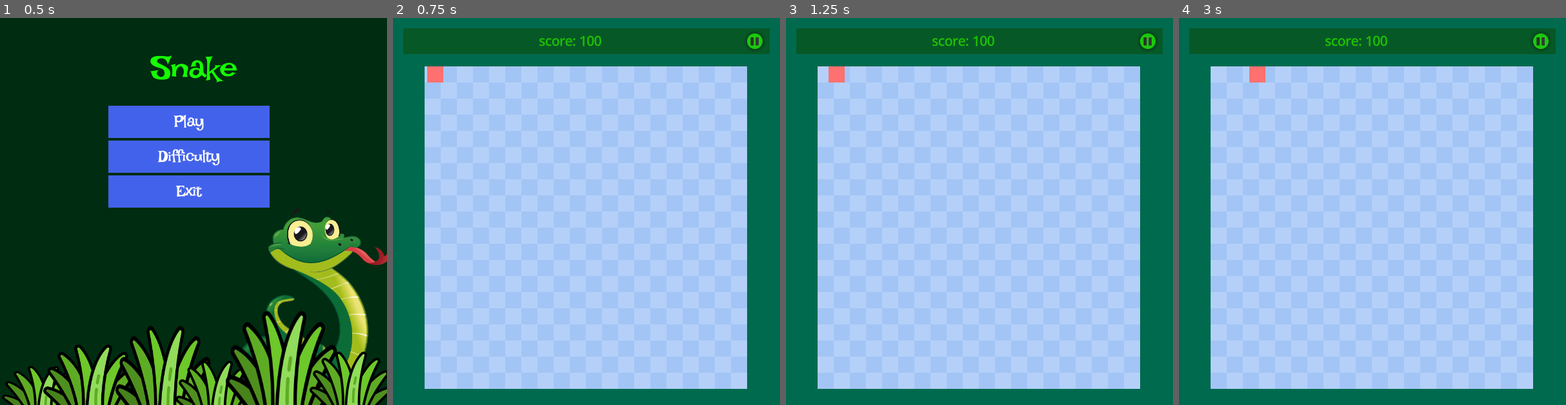
Above: before the commit, frames 1-4 (left to right).
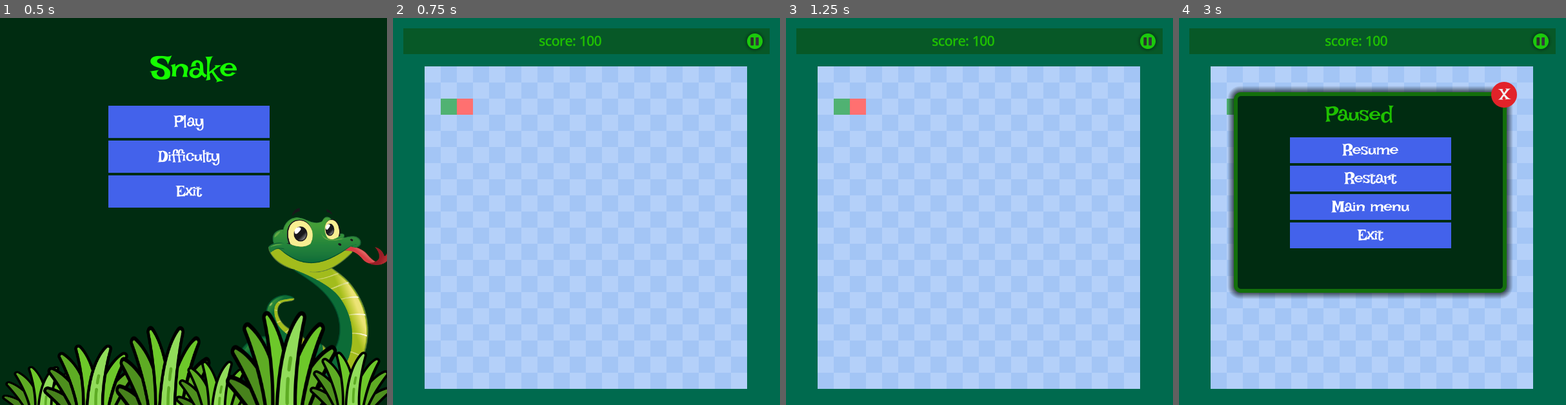
Above: after the commit, the same moments.

Repository: krabhi1/snake
Game: Godot game, scene res://loading.tscn
Two runs of this game, one before a commit and one after it. Both use one fixed random seed, a clock stepped at 60 frames per second and the inputs below.
Inputs (mouse positions are in pixels of both pictures, inside the frame that each line leads up to):
- Up to frame 1 (0.5 s): no input
- Up to frame 2 (0.75 s): click "Play" at 0.5 s
- Up to frame 3 (1.25 s): no input
- Up to frame 4 (3 s): tap Enter at 1.25 s; hold D (snake_right, bound only after the commit) 1.28-2 s; click (1542, 41) at 2 s; click "X" at 2.75 s

Frame 1 is identical in both runs. In frame 2, 0.5% of the frame differs, in the area x 8-21%, y 12-25%; in frame 3, 0.5%; in frame 4, 40%, in the area x 12-88%, y 12-73%.

Commit message:
connect almost all UI

Diff:
--- a/Global.gd
+++ b/Global.gd
@@ -1,6 +1,6 @@
 extends  Node
 
-var speed=1; # 5 cells per second
+var speed=4; # 5 cells per second
 var score=0;
 var highscore=0;
 
--- a/difficulty_dialog.gd
+++ b/difficulty_dialog.gd
@@ -3,13 +3,10 @@
 
 # Called when the node enters the scene tree for the first time.
 func _ready() -> void:
+	$HBoxContainer/HSlider.value=remap(Global.speed,2,10,0,100)
 	pass # Replace with function body.
 
 
-# Called every frame. 'delta' is the elapsed time since the previous frame.
-func _process(delta: float) -> void:
-
-	pass
 
 
 func _on_button_pressed() -> void:
@@ -20,7 +17,7 @@
 
 func _on_h_slider_value_changed(value:float) -> void:
 	#value [0,100]
-	var _speed=remap(value,0,100,0,1)
+	var _speed=remap(value,0,100,2,10)
 	Global.speed=_speed
 	print("speed:",Global.speed)
 	pass # Replace with function body.
--- a/game.gd
+++ b/game.gd
@@ -20,3 +20,19 @@
 	pause()
 	$GameOptionDialog.visible = true
 	pass # Replace with function body.
+
+
+func _on_game_option_dialog_close() -> void:
+	pass # Replace with function body.
+
+
+func _on_game_option_dialog_restart() -> void:
+	pass # Replace with function body.
+
+
+func _on_game_option_dialog_resume() -> void:
+	pass # Replace with function body.
+
+
+func _on_game_over_dialog_restart() -> void:
+	pass # Replace with function body.
--- a/game.tscn
+++ b/game.tscn
@@ -84,3 +84,7 @@
 offset_bottom = 426.0
 
 [connection signal="pressed" from="UI/Header/HBoxContainer/Option" to="." method="_on_option_pressed"]
+[connection signal="close" from="GameOptionDialog" to="." method="_on_game_option_dialog_close"]
+[connection signal="restart" from="GameOptionDialog" to="." method="_on_game_option_dialog_restart"]
+[connection signal="resume" from="GameOptionDialog" to="." method="_on_game_option_dialog_resume"]
+[connection signal="restart" from="GameOverDialog" to="." method="_on_game_over_dialog_restart"]
--- a/game_option_dialog.gd
+++ b/game_option_dialog.gd
@@ -2,30 +2,20 @@
 
 signal resume;
 signal restart;
-signal dialog_close;
+signal close;
 
 
 func _on_main_menu_pressed() -> void:
 	Global.changeScene("res://main.tscn")
-	pass # Replace with function body.
-
 
 func _on_exit_pressed() -> void:
 	Global.exit()
-	pass # Replace with function body.
-
 
 func _on_close_pressed() -> void:
-	dialog_close.emit()
-	hide()
-	pass # Replace with function body.
-
+	close.emit()
 
 func _on_resume_pressed() -> void:
 	resume.emit()
-	hide()
-
 
 func _on_restart_pressed() -> void:
 	restart.emit()
-	hide()
--- /dev/null
+++ b/game_over_dialog.gd
@@ -0,0 +1,17 @@
+extends Panel
+
+
+signal restart;
+
+
+
+func _on_restart_pressed() -> void:
+	restart.emit()
+	#hidden before start by Game not by self
+
+
+func _on_main_menu_pressed() -> void:
+	Global.changeScene("res://main.tscn")
+
+func _on_exit_pressed() -> void:
+	Global.exit()
--- a/game_over_dialog.tscn
+++ b/game_over_dialog.tscn
@@ -1,7 +1,7 @@
-[gd_scene load_steps=9 format=3 uid="uid://dpyvv2tda5fal"]
+[gd_scene load_steps=6 format=3 uid="uid://dpyvv2tda5fal"]
 
 [ext_resource type="Theme" uid="uid://dyttrn2pjq2kk" path="res://assets/MainTheme.tres" id="1_gkjwy"]
-[ext_resource type="Script" path="res://difficulty_dialog.gd" id="2_xdk1h"]
+[ext_resource type="Script" path="res://game_over_dialog.gd" id="2_f3o4s"]
 [ext_resource type="FontFile" uid="uid://7tdhnaelrkla" path="res://assets/IrishGrover-Regular.ttf" id="3_vscfe"]
 
 [sub_resource type="StyleBoxFlat" id="StyleBoxFlat_wvsj0"]
@@ -21,34 +21,13 @@
 font_size = 32
 font_color = Color(0.117647, 0.752941, 0, 1)
 
-[sub_resource type="StyleBoxFlat" id="StyleBoxFlat_s6uml"]
-bg_color = Color(0.885551, 0.133728, 0.162875, 1)
-corner_radius_top_left = 20
-corner_radius_top_right = 20
-corner_radius_bottom_right = 20
-corner_radius_bottom_left = 20
-
-[sub_resource type="StyleBoxFlat" id="StyleBoxFlat_dfrkl"]
-bg_color = Color(0.74902, 0.129412, 0.141176, 1)
-corner_radius_top_left = 20
-corner_radius_top_right = 20
-corner_radius_bottom_right = 20
-corner_radius_bottom_left = 20
-
-[sub_resource type="StyleBoxFlat" id="StyleBoxFlat_4y46a"]
-bg_color = Color(0.811765, 0.109804, 0.141176, 1)
-corner_radius_top_left = 20
-corner_radius_top_right = 20
-corner_radius_bottom_right = 20
-corner_radius_bottom_left = 20
-
 [node name="GameOverDialog" type="Panel"]
 offset_left = -3.0
 offset_right = 420.0
 offset_bottom = 311.0
 theme = ExtResource("1_gkjwy")
 theme_override_styles/panel = SubResource("StyleBoxFlat_wvsj0")
-script = ExtResource("2_xdk1h")
+script = ExtResource("2_f3o4s")
 metadata/_edit_vertical_guides_ = [421.0]
 metadata/_edit_horizontal_guides_ = [317.0]
 
@@ -64,23 +43,6 @@
 grow_horizontal = 2
 text = "Game Over"
 label_settings = SubResource("LabelSettings_nkbnn")
-
-[node name="Button" type="Button" parent="."]
-custom_minimum_size = Vector2(40, 40)
-layout_mode = 1
-anchors_preset = 1
-anchor_left = 1.0
-anchor_right = 1.0
-offset_left = -24.0
-offset_top = -16.0
-offset_right = 16.0
-offset_bottom = 24.0
-grow_horizontal = 0
-theme_override_font_sizes/font_size = 24
-theme_override_styles/hover = SubResource("StyleBoxFlat_s6uml")
-theme_override_styles/pressed = SubResource("StyleBoxFlat_dfrkl")
-theme_override_styles/normal = SubResource("StyleBoxFlat_4y46a")
-text = "X"
 
 [node name="VBoxContainer" type="VBoxContainer" parent="."]
 layout_mode = 1
@@ -118,4 +80,6 @@
 theme_override_font_sizes/font_size = 24
 text = "Exit"
 
-[connection signal="pressed" from="Button" to="." method="_on_button_pressed"]
+[connection signal="pressed" from="VBoxContainer/Restart" to="." method="_on_restart_pressed"]
+[connection signal="pressed" from="VBoxContainer/Main menu" to="." method="_on_main_menu_pressed"]
+[connection signal="pressed" from="VBoxContainer/Exit" to="." method="_on_exit_pressed"]
--- a/loading.gd
+++ b/loading.gd
@@ -4,11 +4,8 @@
 	pass # Replace with function body.
 
 
-# Called every frame. 'delta' is the elapsed time since the previous frame.
 func _process(_delta: float) -> void:
 	$ProgressBar.value+=5
-	Global.speed+=1
-	print("Speed: ",Global.speed)
 	pass
 
 # func setProgress(percentage:float):
--- a/playground.gd
+++ b/playground.gd
@@ -3,19 +3,37 @@
 var direction=Vector2(1,0)
 var cellSize=25
 
+var _timerCount=0.0
 func _ready() -> void:
-	pass # Replace with function body.
+	pass
 
 
-# Called every frame. 'delta' is the elapsed time since the previous frame.
 func _process(delta: float) -> void:
-	$head.position+=direction*delta*cellSize
-
+	update_direction()
+	_timerCount+=delta
+	if _timerCount>=1.0/Global.speed:
+		_timerCount=0
+		# update_position()
 
 	pass
 
 
-func _on_timer_timeout() -> void:
+func update_position():
+	$Snake/Head.position+=direction*cellSize
 
+func update_direction():
+	if Input.is_action_just_pressed("snake_left") and direction!=Vector2(1,0):
+		direction=Vector2(-1,0)
+	elif Input.is_action_just_pressed("snake_right") and direction!=Vector2(-1,0):
+		direction=Vector2(1,0)
+	elif Input.is_action_just_pressed("snake_up") and direction!=Vector2(0,1):
+		direction=Vector2(0,-1)
+	elif Input.is_action_just_pressed("snake_down") and direction!=Vector2(0,-1):
+		direction=Vector2(0,1)
 
-	pass # Replace with function body.
+func update_tail():
+	pass
+
+func move_to_cell(node: Node,x: int,y: int):
+	node.position=Vector2(x*cellSize,y*cellSize)
+	pass
--- a/playground.tscn
+++ b/playground.tscn
@@ -12,15 +12,18 @@
 texture = ExtResource("2_e5yug")
 offset = Vector2(500, 500)
 
-[node name="head" type="Sprite2D" parent="."]
+[node name="Snake" type="Node2D" parent="."]
+
+[node name="Head" type="Sprite2D" parent="Snake"]
 self_modulate = Color(1, 0.439216, 0.439216, 1)
+position = Vector2(50, 50)
 scale = Vector2(25, 25)
 texture = ExtResource("1_qormt")
 offset = Vector2(0.5, 0.5)
 
-[node name="Timer" type="Timer" parent="."]
-wait_time = 0.22
-autostart = true
-
-[connection signal="child_entered_tree" from="Timer" to="." method="_on_timer_child_entered_tree"]
-[connection signal="timeout" from="Timer" to="." method="_on_timer_timeout"]
+[node name="Segment" type="Sprite2D" parent="Snake" groups=["snake_body"]]
+self_modulate = Color(0.31267, 0.696887, 0.448503, 1)
+position = Vector2(25, 50)
+scale = Vector2(25, 25)
+texture = ExtResource("1_qormt")
+offset = Vector2(0.5, 0.5)
--- a/project.godot
+++ b/project.godot
@@ -29,6 +29,33 @@
 
 theme/default_font_multichannel_signed_distance_field=true
 
+[input]
+
+snake_left={
+"deadzone": 0.5,
+"events": [Object(InputEventKey,"resource_local_to_scene":false,"resource_name":"","device":-1,"window_id":0,"alt_pressed":false,"shift_pressed":false,"ctrl_pressed":false,"meta_pressed":false,"pressed":false,"keycode":0,"physical_keycode":65,"key_label":0,"unicode":97,"location":0,"echo":false,"script":null)
+, Object(InputEventKey,"resource_local_to_scene":false,"resource_name":"","device":-1,"window_id":0,"alt_pressed":false,"shift_pressed":false,"ctrl_pressed":false,"meta_pressed":false,"pressed":false,"keycode":0,"physical_keycode":4194319,"key_label":0,"unicode":0,"location":0,"echo":false,"script":null)
+]
+}
+snake_right={
+"deadzone": 0.5,
+"events": [Object(InputEventKey,"resource_local_to_scene":false,"resource_name":"","device":-1,"window_id":0,"alt_pressed":false,"shift_pressed":false,"ctrl_pressed":false,"meta_pressed":false,"pressed":false,"keycode":0,"physical_keycode":68,"key_label":0,"unicode":100,"location":0,"echo":false,"script":null)
+, Object(InputEventKey,"resource_local_to_scene":false,"resource_name":"","device":-1,"window_id":0,"alt_pressed":false,"shift_pressed":false,"ctrl_pressed":false,"meta_pressed":false,"pressed":false,"keycode":0,"physical_keycode":4194321,"key_label":0,"unicode":0,"location":0,"echo":false,"script":null)
+]
+}
+snake_up={
+"deadzone": 0.5,
+"events": [Object(InputEventKey,"resource_local_to_scene":false,"resource_name":"","device":-1,"window_id":0,"alt_pressed":false,"shift_pressed":false,"ctrl_pressed":false,"meta_pressed":false,"pressed":false,"keycode":0,"physical_keycode":4194320,"key_label":0,"unicode":0,"location":0,"echo":false,"script":null)
+, Object(InputEventKey,"resource_local_to_scene":false,"resource_name":"","device":-1,"window_id":0,"alt_pressed":false,"shift_pressed":false,"ctrl_pressed":false,"meta_pressed":false,"pressed":false,"keycode":0,"physical_keycode":87,"key_label":0,"unicode":119,"location":0,"echo":false,"script":null)
+]
+}
+snake_down={
+"deadzone": 0.5,
+"events": [Object(InputEventKey,"resource_local_to_scene":false,"resource_name":"","device":-1,"window_id":0,"alt_pressed":false,"shift_pressed":false,"ctrl_pressed":false,"meta_pressed":false,"pressed":false,"keycode":0,"physical_keycode":83,"key_label":0,"unicode":115,"location":0,"echo":false,"script":null)
+, Object(InputEventKey,"resource_local_to_scene":false,"resource_name":"","device":-1,"window_id":0,"alt_pressed":false,"shift_pressed":false,"ctrl_pressed":false,"meta_pressed":false,"pressed":false,"keycode":0,"physical_keycode":4194322,"key_label":0,"unicode":0,"location":0,"echo":false,"script":null)
+]
+}
+
 [rendering]
 
 renderer/rendering_method="gl_compatibility"
Not shown, changed: design/snake.yml
